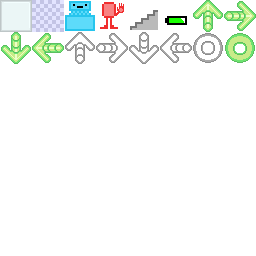
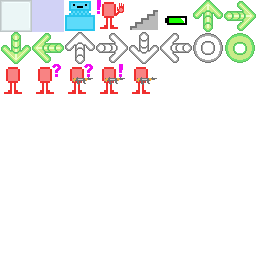
Two versions of the same layered image (256×256). Layer-by-layer changes:
painted on "content" over [4, 0, 223, 94]
